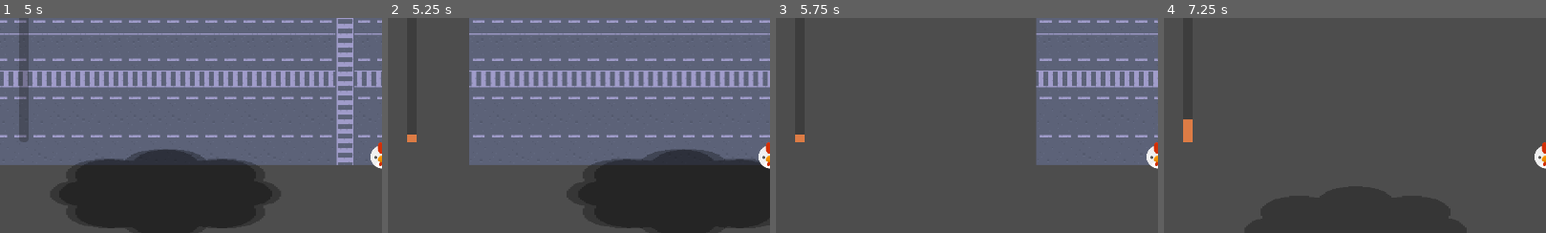
Above: before the commit, frames 1-4 (left to right).
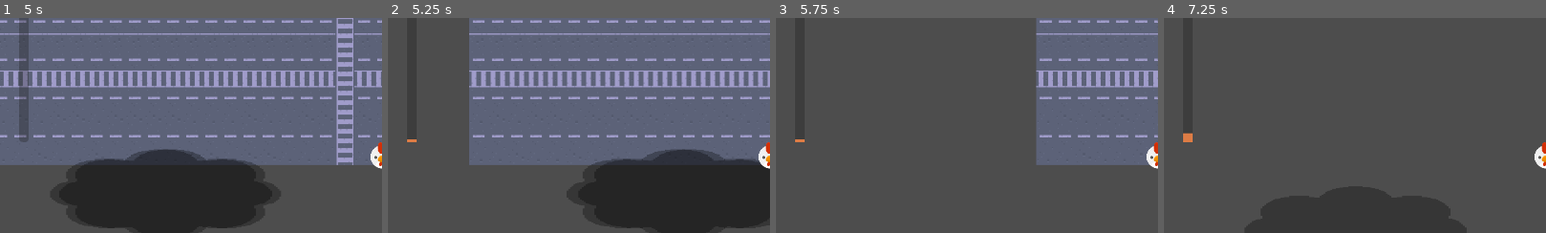
Above: after the commit, the same moments.

Repository: Tomohawk35/ChickenRunner
Game: Godot game, scene res://main_scenes/main_menu/main_menu.tscn
The game is run twice, just before and just after one commit, with the same random seed, the same clock (stepped at 60 frames per second) and the same inputs. The engine's default icon, where the game draws it, is replaced by a stand-in: a white triangle on a blue panel in a dark square.
Inputs (mouse positions are % of the whole screen's width and height, from its top left):
- Up to frame 1 (5 s): click "Start Game" at 0.5 s; tap Enter at 1.25, 2.75 s; move the mouse to (72, 45) at 1.27 s; hold D (right) 1.28-2.03 s; hold E (use_consumable) 1.28-2.03 s; tap Space at 2, 3.5 s; move the mouse to (30, 55) at 2.02 s; hold S (down) 2.03-2.78 s; tap E (use_consumable) at 2.1, 3.6 s; move the mouse to (60, 28) at 2.77 s; hold D (right) 2.78-3.53 s; hold E (use_consumable) 2.78-3.53 s; move the mouse to (45, 70) at 3.52 s; hold W (up) 3.53-4.28 s; move the mouse to (80, 65) at 4.27 s; hold A (left) from 4.28 s (still down); hold E (use_consumable) from 4.28 s (still down)
- Up to frame 2 (5.25 s): keep holding A (left); move the mouse to (20, 35) at 5.02 s; release E (use_consumable) at 5.03 s; tap E (use_consumable) at 5.1 s
- Up to frame 3 (5.75 s): keep holding A (left)
- Up to frame 4 (7.25 s): move the mouse to (55, 50) at 5.77 s; release A (left) at 5.78 s; hold S (down) 5.78-6.53 s; hold E (use_consumable) 5.78-6.53 s; move the mouse to (35, 25) at 6.52 s; hold D (right) from 6.53 s (still down); tap E (use_consumable) at 6.6 s
The pictures show only the part of the screen within x 0-50%, y 39-89%; the shares and areas given below are measured in that part.

Frame 1 is identical in both runs. In frame 2, less than 0.1% of the frame differs, in the area x 5-8%, y 54-57%; in frame 3, less than 0.1%; in frame 4, 0.2%, in the area x 5-8%, y 47-54%.

Commit message:
Moved temp increase to a Level script that can be adjusted per level. Heat gain rate is also affect by player modifier as well

Diff:
--- a/chicken-runner/autoload/player_manager.gd
+++ b/chicken-runner/autoload/player_manager.gd
@@ -2,6 +2,7 @@
 extends Node
 
 signal heat_changed(new_heat_level: float)
+signal heat_gain_rate_changed(new_heat_gain_rate: float)
 signal consumable_changed
 
 var consumable : Consumable = load("uid://c3nv13iw6iay3")
@@ -9,7 +10,11 @@
 var selected_power_up : int = 0
 
 
-var heat_gain_rate : float = 2.0
+var heat_gain_rate : float = 0.0 :
+	set(v):
+		heat_gain_rate = v
+		heat_gain_rate_changed.emit(heat_gain_rate)
+
 var heat_level : float = 0.0 :
 	set(v):
 		heat_level = v
@@ -27,7 +32,7 @@
 	if heat_level >= 100.0:
 		GameManager.game_over()
 
-func increase_heat_gain(value: float) -> void:
+func increase_heat_gain_rate(value: float) -> void:
 	heat_gain_rate += value
 
 func pick_up_consumable(item: Consumable) -> void:
--- a/chicken-runner/items/item_effects/item_equip_effects/item_effect_increase_heat_gain.gd
+++ b/chicken-runner/items/item_effects/item_equip_effects/item_effect_increase_heat_gain.gd
@@ -4,8 +4,7 @@
 @export var heat_gain : float = 1.0
 
 func activate() -> void:
-	pass
-	# Increase Heat gain by amount
+	PlayerManager.increase_heat_gain_rate(heat_gain)
 
 func deactivate() -> void:
-	pass
+	PlayerManager.increase_heat_gain_rate(-heat_gain)
--- /dev/null
+++ b/chicken-runner/level_1/level.gd
@@ -0,0 +1,28 @@
+extends Node2D
+class_name Level
+
+const HEAT_GAIN_INTERVAL : float = 1.0
+
+@export var base_heat_gain_rate : float = 2.0
+
+var _heat_gain_rate : float
+var _elapsed_time : float = 0.0
+
+func _ready() -> void:
+	_calculate_heat_gain(PlayerManager.heat_gain_rate)
+	PlayerManager.heat_gain_rate_changed.connect(_on_heat_gain_rate_changed)
+
+func _process(delta: float) -> void:
+	_elapsed_time += delta
+	if _elapsed_time >= HEAT_GAIN_INTERVAL:
+		_elapsed_time = 0.0
+		if PlayerManager.is_cooling:
+			PlayerManager.increase_heat(-_heat_gain_rate)
+		else:
+			PlayerManager.increase_heat(_heat_gain_rate)
+
+func _on_heat_gain_rate_changed(new_heat_gain_rate: float) -> void:
+	_calculate_heat_gain(new_heat_gain_rate)
+
+func _calculate_heat_gain(player_heat_gain_modifier: float) -> void:
+	_heat_gain_rate = base_heat_gain_rate + player_heat_gain_modifier
--- a/chicken-runner/level_1/level_1.tscn
+++ b/chicken-runner/level_1/level_1.tscn
@@ -1,6 +1,7 @@
 [gd_scene format=4 uid="uid://bvj4u3smrfbcr"]
 
 [ext_resource type="Texture2D" uid="uid://cy4e6p2tab38e" path="res://assets/kenney_rpg-urban-pack/Tilemap/tilemap.png" id="1_eef11"]
+[ext_resource type="Script" uid="uid://cia6sw1pqdq6m" path="res://level_1/level.gd" id="1_kwhby"]
 [ext_resource type="PackedScene" uid="uid://dyfc3e0yrrdkp" path="res://chicken/chicken.tscn" id="2_kw4bk"]
 [ext_resource type="PackedScene" uid="uid://btfy4nhytiw0l" path="res://level_1/spawner.tscn" id="3_u1mx0"]
 [ext_resource type="PackedScene" uid="uid://b3q2rxnjpunna" path="res://level_1/lane.tscn" id="4_u1mx0"]
@@ -504,6 +505,7 @@
 size = Vector2(1335, 56)
 
 [node name="Level1" type="Node2D" unique_id=2030443767]
+script = ExtResource("1_kwhby")
 
 [node name="TileMapLayer" type="TileMapLayer" parent="." unique_id=1763329312]
 position = Vector2(-1, -146)
--- a/chicken-runner/main_scenes/player_hud/player_hud.gd
+++ b/chicken-runner/main_scenes/player_hud/player_hud.gd
@@ -1,9 +1,4 @@
 extends CanvasLayer
-
-const HEAT_GAIN_INTERVAL : float = 1.0
-const HEAT_GAIN_AMOUNT : float = 5.0
-
-var _elapsed_time : float = 0.0
 
 @onready var temperature_meter: ProgressBar = %TemperatureMeter
 @onready var level_label: Label = %LevelLabel
@@ -16,18 +11,6 @@
 	temperature_meter.value = PlayerManager.heat_level
 	PlayerManager.heat_changed.connect(_on_heat_changed)
 
-# FIXME : May need to move this to the Chicken or Level script
-func _process(delta: float) -> void:
-	_elapsed_time += delta
-	if _elapsed_time >= HEAT_GAIN_INTERVAL:
-		_elapsed_time = 0.0
-		if PlayerManager.is_cooling:
-			PlayerManager.increase_heat(-HEAT_GAIN_AMOUNT)
-		else:
-			PlayerManager.increase_heat(HEAT_GAIN_AMOUNT)
-
-
-
 func _on_heat_changed(value: float) -> void:
 	temperature_meter.set_value_no_signal(value)
 
Not shown, added: chicken-runner/level_1/level.gd.uid
